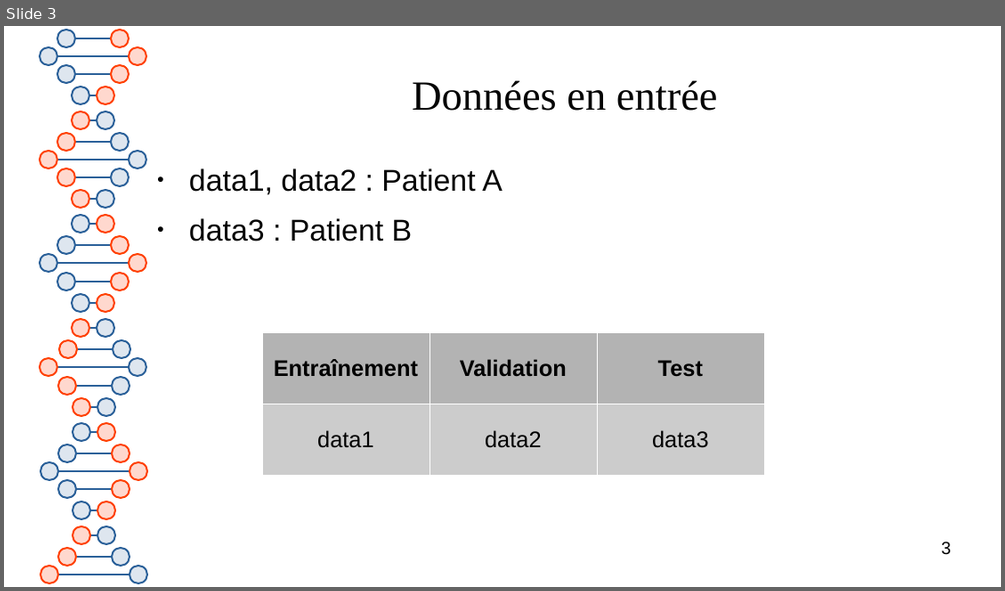
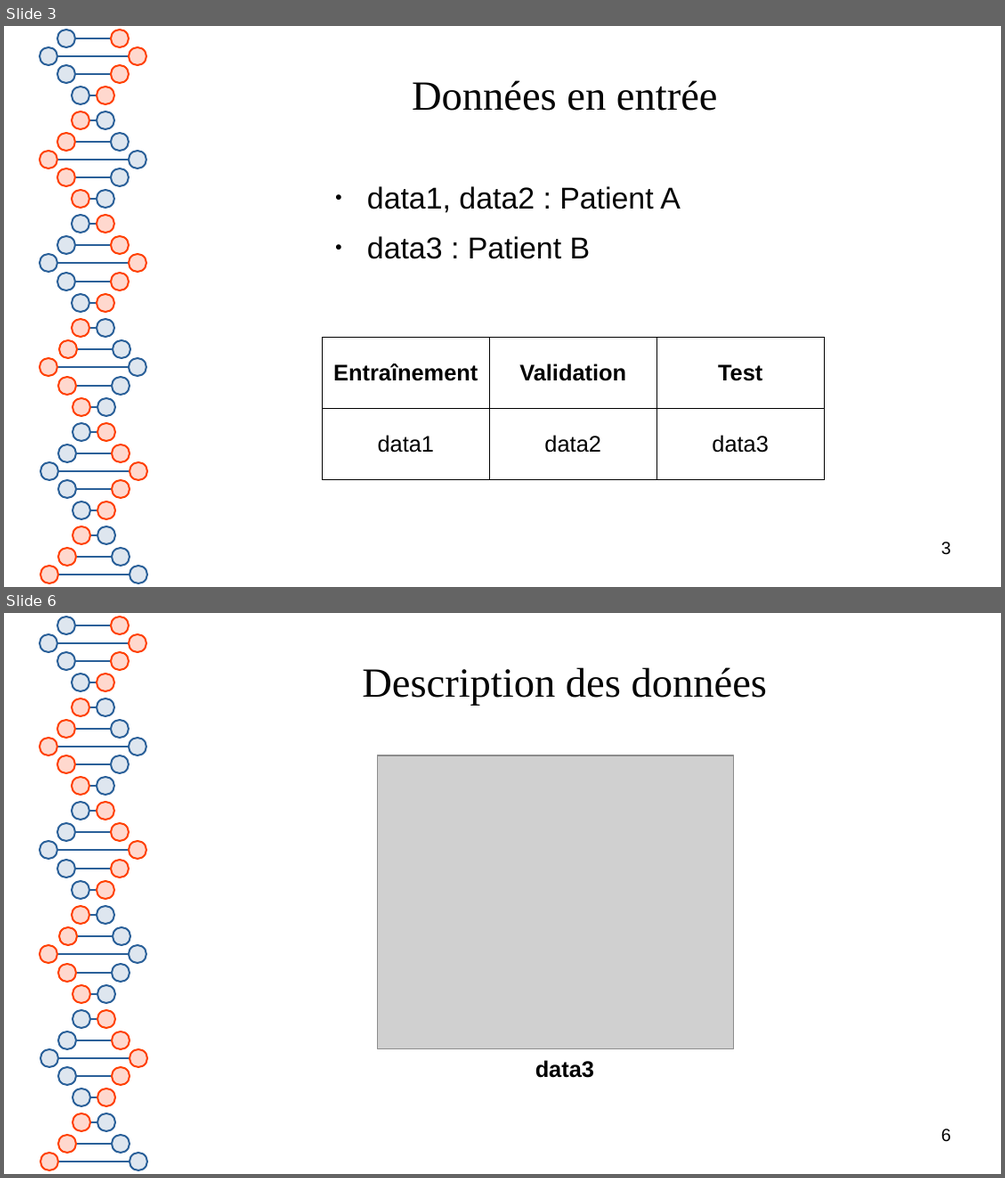
Before and after one commit to Polytech-E2I/data-processing, a slide deck: Projet1/report.odp. Shown one above the other, each under a label of ours: slide 3 before the commit, slides 3 and 6 after it; the slides between them are not shown. The pictures are 1005x591 and 1005x1178 pixels, drawn with LibreOffice and Linux fonts; fonts in the diff are those of the drawing; grey boxes stand for pictures. Boxes give left, top, right and bottom in pixels: in the first picture for what was removed or moved away, otherwise in the second. Text is boxed around its words. In the diff, an @@ line names an element or a change of style, - is before the commit and + after.

```diff
--- a/Projet1/report.odp
+++ b/Projet1/report.odp
@@ slide 6 added at box(4, 613, 1001, 1174), background #FFFFFF; not listed: 81 template elements that a slide beside it also shows @@
@@ title added at box(362, 667, 767, 706), 33 pt, text #050505 @@
+Description des données
@@ picture added at box(378, 755, 734, 1049) @@
@@ text added at box(535, 1060, 594, 1078), 18 pt, text #000000, bold @@
+data3
@@ page number added at box(941, 1128, 951, 1142), 14 pt, text #000000 @@
+6
@@ slide 3 changed as well @@
@@ text "data1, data2 : Patient A": place and size @@
-text "data1, data2 : Patient A" at box(189, 168, 502, 241)
+text "data1, data2 : Patient A" at box(367, 186, 680, 259)
@@ table at box(323, 338, 825, 479) @@
@@ fill #B3B3B3 to none in row 1 @@
@@ fill #CCCCCC to none in row 2 @@
@@ borders changed @@
@@ table: place and size @@
-table at box(262, 333, 764, 475)
+table at box(323, 338, 825, 479)
```
Also in this commit, not shown: 2 other slides changed, 2 other slides added, 1 slide removed, 1 other file.
